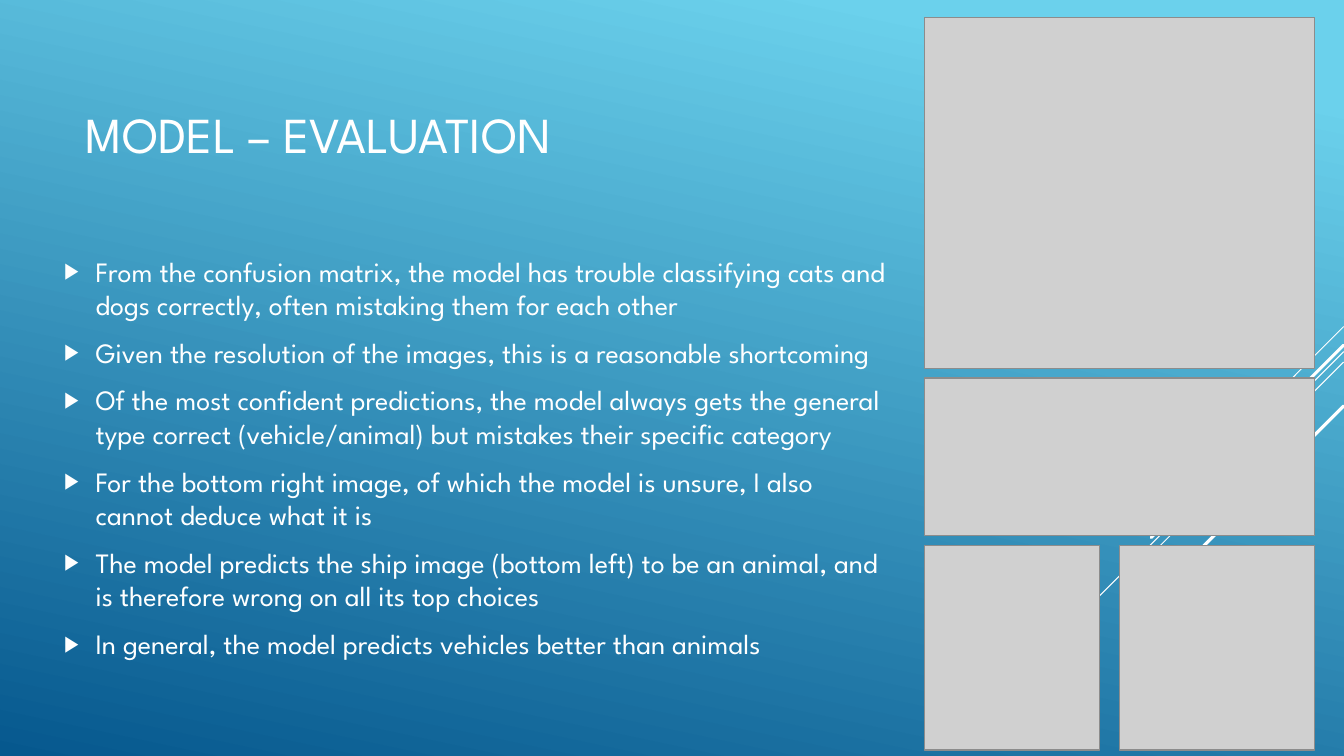
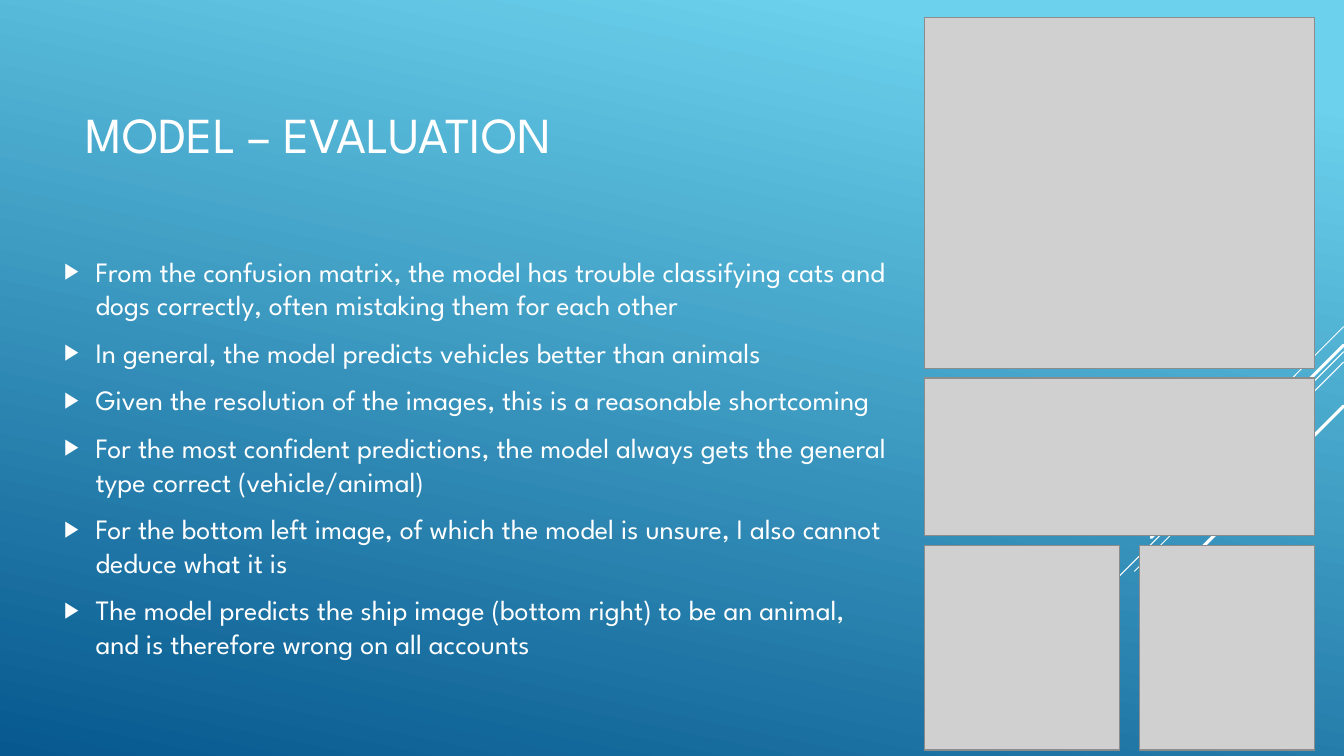
Before and after one commit to ethanolx/Fashion-CIFAR10-CV-py, a slide deck: slide 9 of doc/part-b.pptx. Drawn at 1344x756 pixels with LibreOffice and Linux fonts; fonts in the diff are those of the drawing; grey boxes stand for pictures. Boxes give left, top, right and bottom in pixels: in the first picture for what was removed or moved away, otherwise in the second. Text is boxed around its words. In the diff, an @@ line names an element or a change of style, - is before the commit and + after.

```diff
--- a/doc/part-b.pptx
+++ b/doc/part-b.pptx
@@ text at [96, 343, 760, 369]: paragraph added @@
+▶ In general, the model predicts vehicles better than animals
@@ text at [96, 438, 886, 660]: text changed @@
-▶ Of the most confident predictions, the model always gets the general type correct (vehicle/animal) but mistakes their specific category
-▶ For the bottom right image, of which the model is unsure, I also cannot deduce what it is
-▶ The model predicts the ship image (bottom left) to be an animal, and is therefore wrong on all its top choices
-▶ In general, the model predicts vehicles better than animals
+▶ For the most confident predictions, the model always gets the general type correct (vehicle/animal)
+▶ For the bottom left image, of which the model is unsure, I also cannot deduce what it is
+▶ The model predicts the ship image (bottom right) to be an animal, and is therefore wrong on all accounts
@@ picture: place and size @@
-picture at [1120, 545, 1315, 750]
+picture at [925, 545, 1119, 750]
@@ picture: place and size @@
-picture at [925, 545, 1099, 750]
+picture at [1140, 545, 1315, 750]
```
Also in this commit, not shown: 5 other slides changed, 3 other files.
